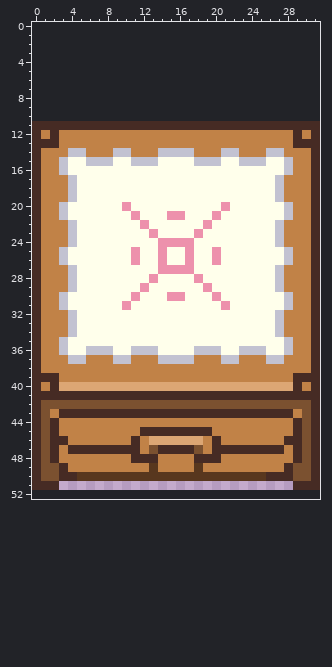
Pixel-art sprite, stored at Assets/Sprites/MesaCoffe.png. Above, as it was before the edit.
The file is 32x41 pixels. The old version is drawn lined up with the new one, on the new canvas.
And afterwards:
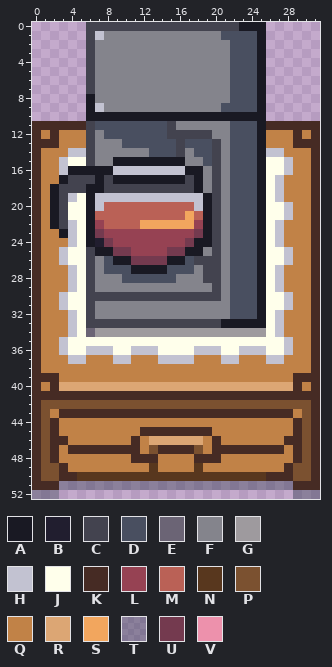
Palette (. is transparent): A #191923  B #211e2f  C #43434f  D #494f60  E #6b6475  F #84848c  G #9e9a9e  H #c2c2d1  J #ffffeb  K #462b24  L #964253  M #ba6156  N #58371e  P #7b5130  Q #c18247  R #dca674  S #f2a65e  T #323e4f64  U #743a4f  V #ed91ac
Difference:
canvas 32x41 -> 32x53, the old top-left corner now at 0,11
@@ x 0..31 @@
- 0 ................................
- 1 ................................
- 2 ................................
- 3 ................................
- 4 ................................
- 5 ................................
- 6 ................................
- 7 ................................
- 8 ................................
- 9 ................................
-10 ................................
-11 KKKKKKKKKKKKKKKKKKKKKKKKKKKKKKKK
-12 KQKQQQQQQQQQQQQQQQQQQQQQQQQQQKQK
-13 KKKQQQQQQQQQQQQQQQQQQQQQQQQQQKKK
-14 KQQQHHQQQHHQQQHHHHQQQHHQQQHHQQQK
-15 KQQHJJHHHJJHHHJJJJHHHJJHHHJJHQQK
-16 KQQHJJJJJJJJJJJJJJJJJJJJJJJJHQQK
-17 KQQQHJJJJJJJJJJJJJJJJJJJJJJHQQQK
-18 KQQQHJJJJJJJJJJJJJJJJJJJJJJHQQQK
-19 KQQQHJJJJJJJJJJJJJJJJJJJJJJHQQQK
-20 KQQHJJJJJJVJJJJJJJJJJVJJJJJJHQQK
-21 KQQHJJJJJJJVJJJVVJJJVJJJJJJJHQQK
-22 KQQQHJJJJJJJVJJJJJJVJJJJJJJHQQQK
-23 KQQQHJJJJJJJJVJJJJVJJJJJJJJHQQQK
-24 KQQQHJJJJJJJJJVVVVJJJJJJJJJHQQQK
-25 KQQHJJJJJJJVJJVJJVJJVJJJJJJJHQQK
-26 KQQHJJJJJJJVJJVJJVJJVJJJJJJJHQQK
-27 KQQQHJJJJJJJJJVVVVJJJJJJJJJHQQQK
-28 KQQQHJJJJJJJJVJJJJVJJJJJJJJHQQQK
-29 KQQQHJJJJJJJVJJJJJJVJJJJJJJHQQQK
-30 KQQHJJJJJJJVJJJVVJJJVJJJJJJJHQQK
-31 KQQHJJJJJJVJJJJJJJJJJVJJJJJJHQQK
-32 KQQQHJJJJJJJJJJJJJJJJJJJJJJHQQQK
-33 KQQQHJJJJJJJJJJJJJJJJJJJJJJHQQQK
-34 KQQQHJJJJJJJJJJJJJJJJJJJJJJHQQQK
+ 0 ......CCCCCCCCCCCCCCCCCAAA......
+ 1 ......CHFFFFFFFFFFFFFDDDDA......
+ 2 ......CFFFFFFFFFFFFFFFDDDA......
+ 3 ......CFFFFFFFFFFFFFFFDDDA......
+ 4 ......CFFFFFFFFFFFFFFFDDDA......
+ 5 ......CFFFFFFFFFFFFFFFDDDA......
+ 6 ......CFFFFFFFFFFFFFFFDDDA......
+ 7 ......CFFFFFFFFFFFFFFFDDDA......
+ 8 ......AFFFFFFFFFFFFFFFDDDA......
+ 9 ......AHFFFFFFFFFFFFFDDDDA......
+10 ......AAAAAAAAAAAAAAAAAAAA......
+11 KKKKKKCDDDDDDDDCFFFFFFDDDAKKKKKK
+12 KQKQQQCFDDDDDDDCCCCCFFDDDAQQQKQK
+13 KKKQQQCFFFDDDDDDCDDDCFDDDAQQQKKK
+14 KQQQHHCFFFFFFDDDCFDDCFDDDAHHQQQK
+15 KQQHJJCFFAAAAAAAAFFDCFDDDAJJHQQK
+16 KQQHAAAAAHHHHHHHHAAFCFDDDAJJHQQK
+17 KQQACCCACAAAAAAAACAFCFDDDAJHQQQK
+18 KQACCCAACCCCCCCCCCAFCFDDDAJHQQQK
+19 KQACHJAHHHHHHHHHHHHACFDDDAJHQQQK
+20 KQACJJAHMMMMMMMMMMHACFDDDAJJHQQK
+21 KQACJJAMMMMMMMMMMSMACFDDDAJJHQQK
+22 KQACHJALMMMMSSSSSSLACFDDDAJHQQQK
+23 KQQAHJAULLLLLLLLLLUACFDDDAJHQQQK
+24 KQQQHJABULLLLLLLLUAACFDDDAJHQQQK
+25 KQQHJJCAAUULLLLUUAAFCFDDDAJJHQQK
+26 KQQHJJCFDAAUUUUAADCCCFDDDAJJHQQK
+27 KQQQHJCFDDDAAAADDDFCCFDDDAJHQQQK
+28 KQQQHJCFFFDDDDDDFFFCCFDDDAJHQQQK
+29 KQQQHJCFFFFFFFFFFFFFCFDDDAJHQQQK
+30 KQQHJJCCCCCCCCCCCCCCCFDDDAJJHQQK
+31 KQQHJJCFFFFFFFFFFFFFFFDDDAJJHQQK
+32 KQQQHJCFFFFFFFFFFFFFFFDDDAJHQQQK
+33 KQQQHJCCCCCCCCCCCCCCCAAAAAJHQQQK
+34 KQQQHJEGGGGGGGGGGGGGGGGGGGJHQQQK
 35 KQQHJJJJJJJJJJJJJJJJJJJJJJJJHQQK
@@ x 0..31 @@
 50 KPPKKNNNNNNNNNNNNNNNNNNNNNKKKPPK
-51 KKK..........................KKK
-52 ................................
+51 KKKTTTTTTTTTTTTTTTTTTTTTTTTTTKKK
+52 TTT..........................TTT
Boxes around the changes in both pictures, in picture pixels (x1, y1, x2, y2):
changed: (50, 22, 266, 337)
added: (32, 481, 320, 499)
